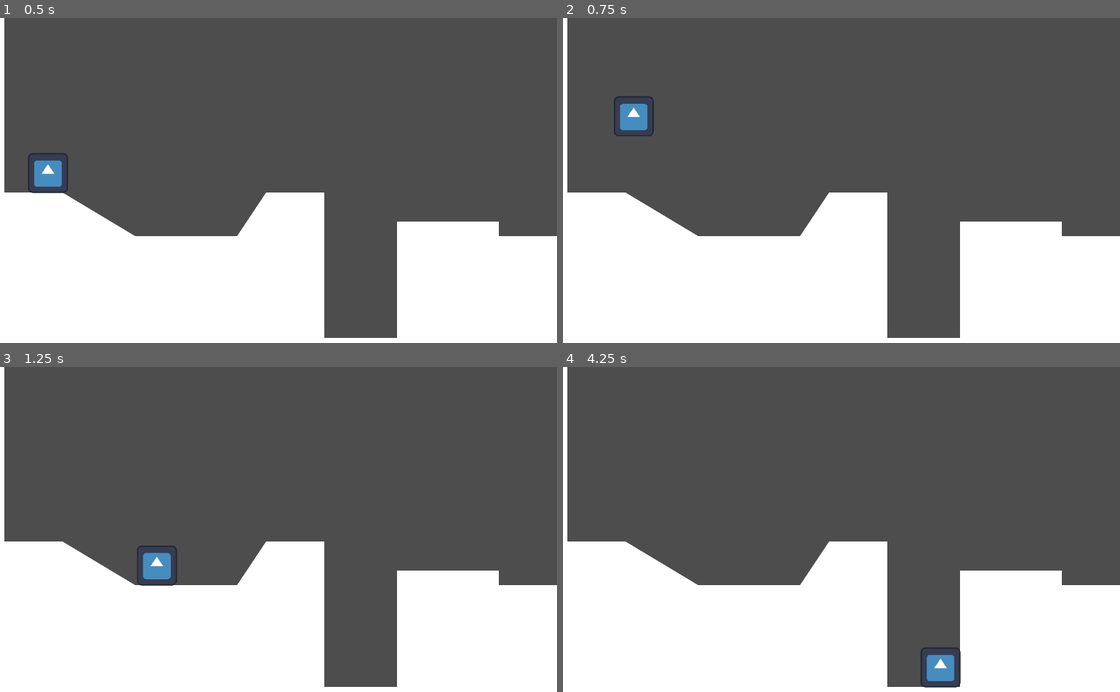
Above: before the commit, frames 1-4 (two rows, left to right).
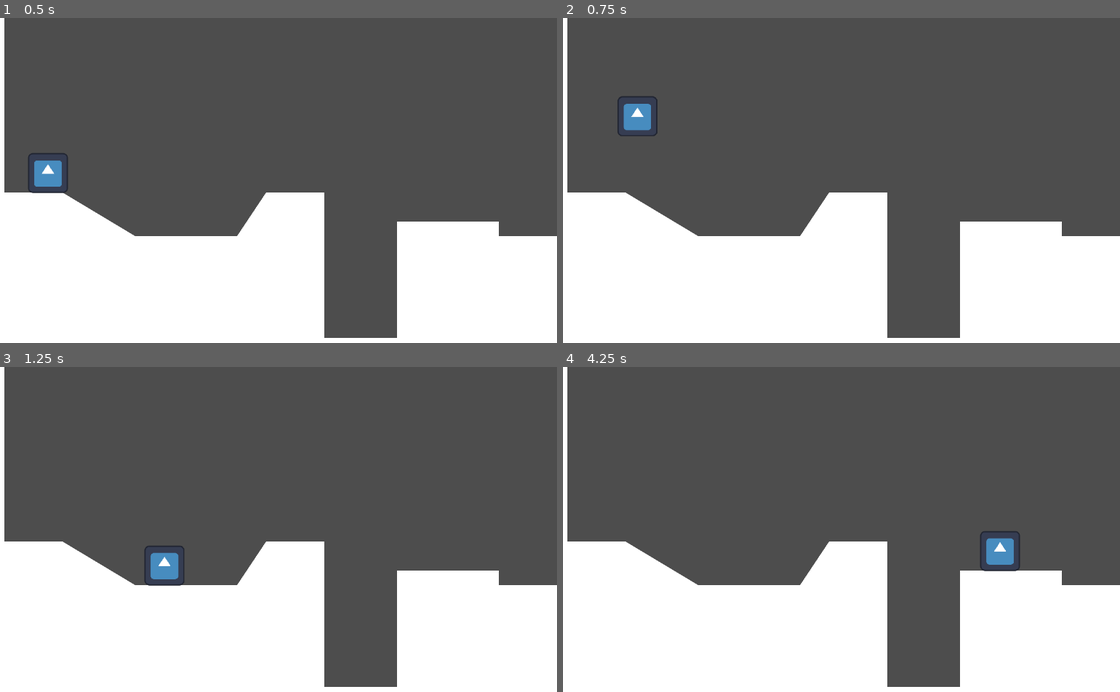
Above: after the commit, the same moments.

Repository: GreyCDevs/platformer-godot-practice
Game: Godot game, scene res://Scenes/world/world.tscn
The game is run twice, just before and just after one commit, with the same random seed, the same clock (stepped at 60 frames per second) and the same inputs. The engine's default icon, where the game draws it, is replaced by a stand-in: a white triangle on a blue panel in a dark square.
Inputs:
- Up to frame 1 (0.5 s): no input
- Up to frame 2 (0.75 s): tap Enter (ui_accept) at 0.5 s; hold Right (ui_right) from 0.53 s (still down)
- Up to frame 3 (1.25 s): keep holding Right (ui_right); tap Enter (ui_accept) at 0.77 s
- Up to frame 4 (4.25 s): tap Enter (ui_accept) at 1.52, 3.02, 3.77 s; release Right (ui_right) at 2.03 s; hold Left (ui_left) 2.03-2.78 s; hold Right (ui_right) from 2.78 s (still down)

Frame 1 is identical in both runs. In frame 2, 0.3% of the frame differs, in the area x 9-17%, y 24-37%; in frame 3, 0.4%; in frame 4, 1.1%, in the area x 64-82%, y 50-99%.

Commit message:
finished movement

Diff:
--- a/Scenes/player/player.gd
+++ b/Scenes/player/player.gd
@@ -2,7 +2,7 @@
 
 
 const SPEED = 100.0
-const ACCELERATION = 600.0
+const ACCELERATION = 800.0
 const FRICTION = 1000.0
 const JUMP_VELOCITY = -300.0
 
@@ -30,7 +30,7 @@
 func handle_movement(delta: float) -> void:
 	var input_axis := Input.get_axis("ui_left", "ui_right")
 
-	apply_acceleration(input_axis, delta)
+	handle_acceleration(input_axis, delta)
 	apply_friction(input_axis, delta)
 
 	move_and_slide()
@@ -39,6 +39,6 @@
 	if input_axis != 0: return
 	velocity.x = move_toward(velocity.x, 0, FRICTION * delta)
 
-func apply_acceleration(input_axis: float, delta: float) -> void:
+func handle_acceleration(input_axis: float, delta: float) -> void:
 	if input_axis == 0: return
 	velocity.x = move_toward(velocity.x, SPEED * input_axis, ACCELERATION * delta)
